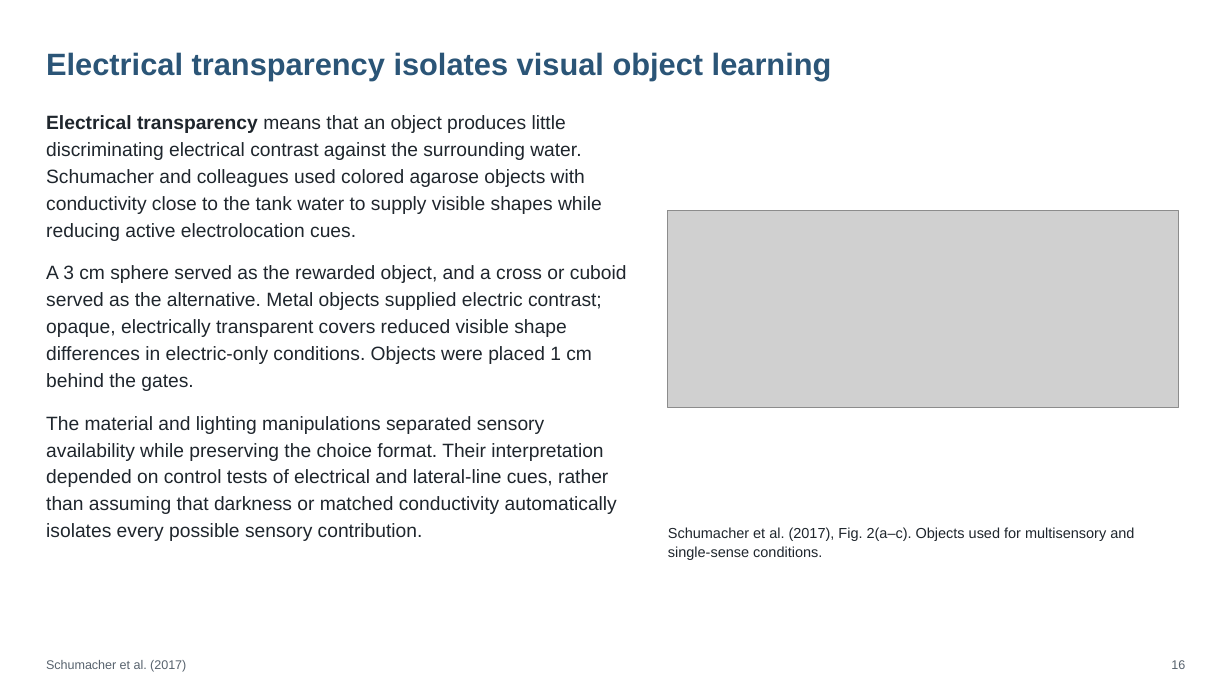
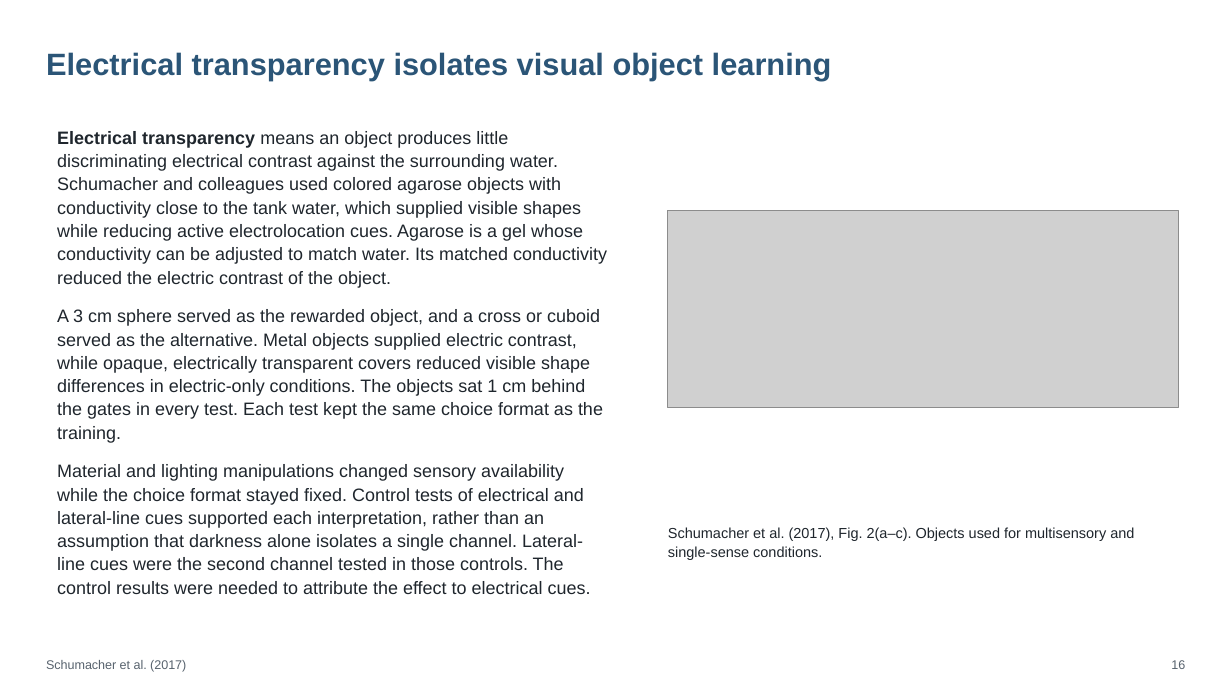
Before and after one commit to jordanxxlopez/NEUROETHOLOGY, a slide deck: slide 21 of scaffolded/Neuroethology_Lecture21_FA2026_SCAFFOLDED.pptx. Drawn at 1232x693 pixels with LibreOffice and Linux fonts; fonts in the diff are those of the drawing; grey boxes stand for pictures. Boxes give left, top, right and bottom in pixels: in the first picture for what was removed or moved away, otherwise in the second. Text is boxed around its words. In the diff, an @@ line names an element or a change of style, - is before the commit and + after.

```diff
--- a/scaffolded/Neuroethology_Lecture21_FA2026_SCAFFOLDED.pptx
+++ b/scaffolded/Neuroethology_Lecture21_FA2026_SCAFFOLDED.pptx
@@ text at box(57, 131, 607, 594): text changed; size 15 to 14 pt @@
-Electrical transparency means that an object produces little discriminating electrical contrast against the surrounding water. Schumacher and colleagues used colored agarose objects with conductivity close to the tank water to supply visible shapes while reducing active electrolocation cues.
-A 3 cm sphere served as the rewarded object, and a cross or cuboid served as the alternative. Metal objects supplied electric contrast; opaque, electrically transparent covers reduced visible shape differences in electric-only conditions. Objects were placed 1 cm behind the gates.
-The material and lighting manipulations separated sensory availability while preserving the choice format. Their interpretation depended on control tests of electrical and lateral-line cues, rather than assuming that darkness or matched conductivity automatically isolates every possible sensory contribution.
+Electrical transparency means an object produces little discriminating electrical contrast against the surrounding water. Schumacher and colleagues used colored agarose objects with conductivity close to the tank water, which supplied visible shapes while reducing active electrolocation cues. Agarose is a gel whose conductivity can be adjusted to match water. Its matched conductivity reduced the electric contrast of the object.
+A 3 cm sphere served as the rewarded object, and a cross or cuboid served as the alternative. Metal objects supplied electric contrast, while opaque, electrically transparent covers reduced visible shape differences in electric-only conditions. The objects sat 1 cm behind the gates in every test. Each test kept the same choice format as the training.
+Material and lighting manipulations changed sensory availability while the choice format stayed fixed. Control tests of electrical and lateral-line cues supported each interpretation, rather than an assumption that darkness alone isolates a single channel. Lateral-line cues were the second channel tested in those controls. The control results were needed to attribute the effect to electrical cues.
```
Also in this commit, not shown: 53 other slides changed, 4 slides added, 4 slides removed, 4 other files.
